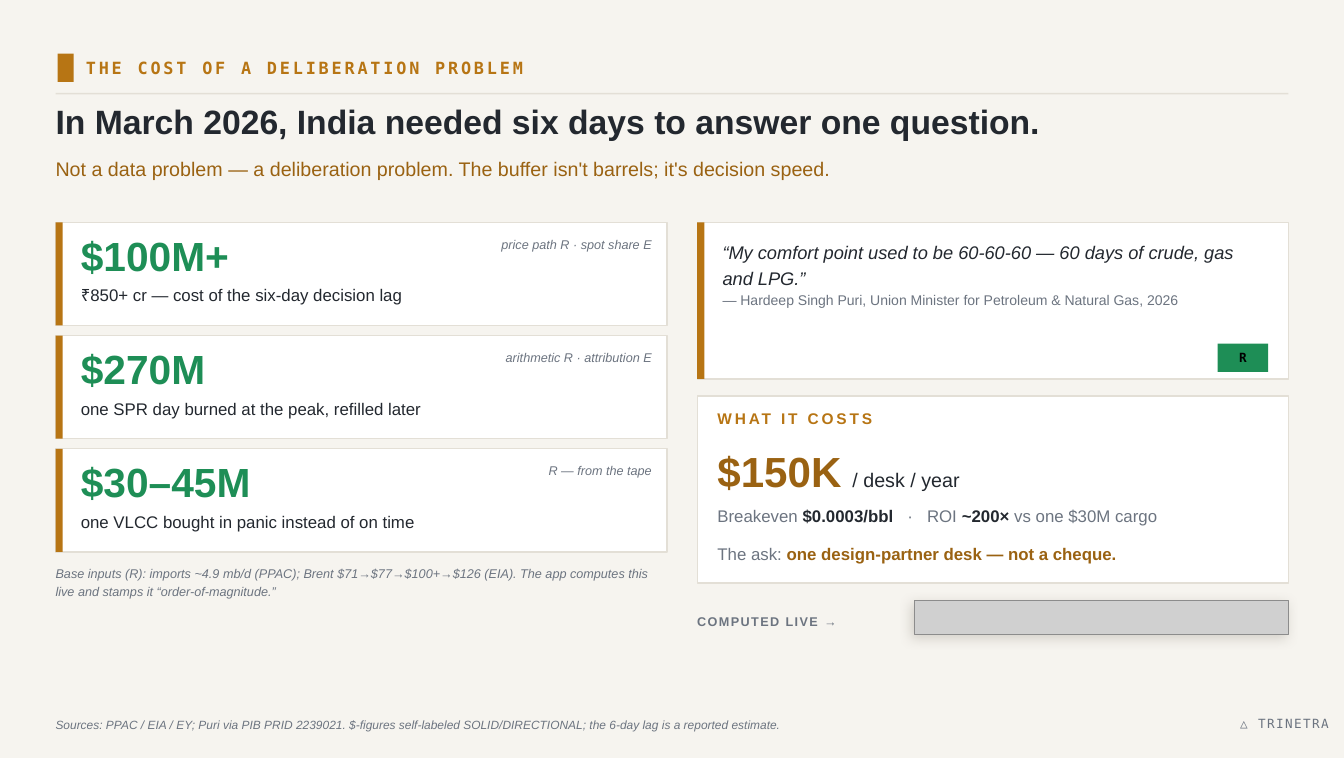
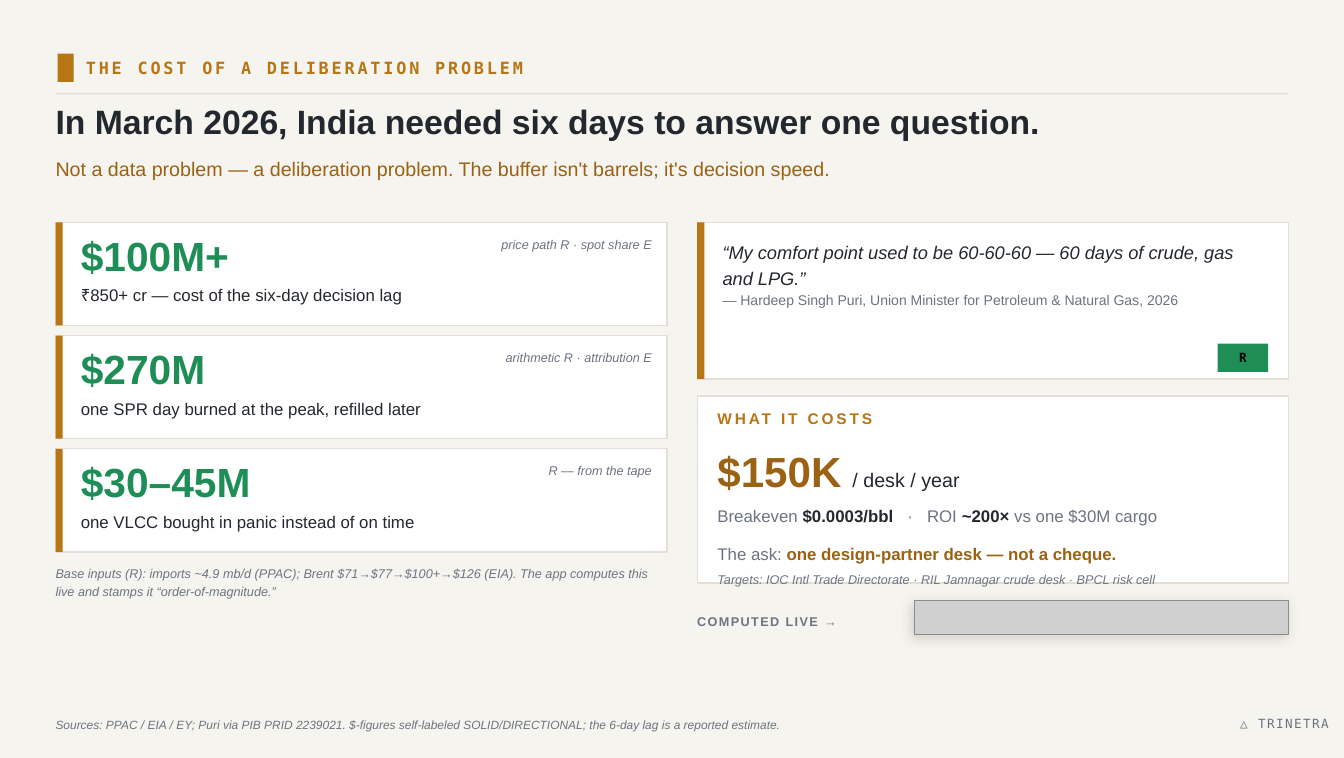
Before and after one commit to banthia14aman/ET-Hackathon, a slide deck: slide 2 of TRINETRA_Deck_Light.pptx. Drawn at 1344x758 pixels with LibreOffice and Linux fonts; fonts in the diff are those of the drawing; grey boxes stand for pictures. Boxes give left, top, right and bottom in pixels: in the first picture for what was removed or moved away, otherwise in the second. Text is boxed around its words. In the diff, an @@ line names an element or a change of style, - is before the commit and + after.

```diff
--- a/TRINETRA_Deck_Light.pptx
+++ b/TRINETRA_Deck_Light.pptx
@@ text added at (717, 575, 1155, 587), 9 pt, text #6C7480, italic @@
+Targets: IOC Intl Trade Directorate · RIL Jamnagar crude desk · BPCL risk cell
```
Also in this commit, not shown: 1 other slide changed, 18 other files.
